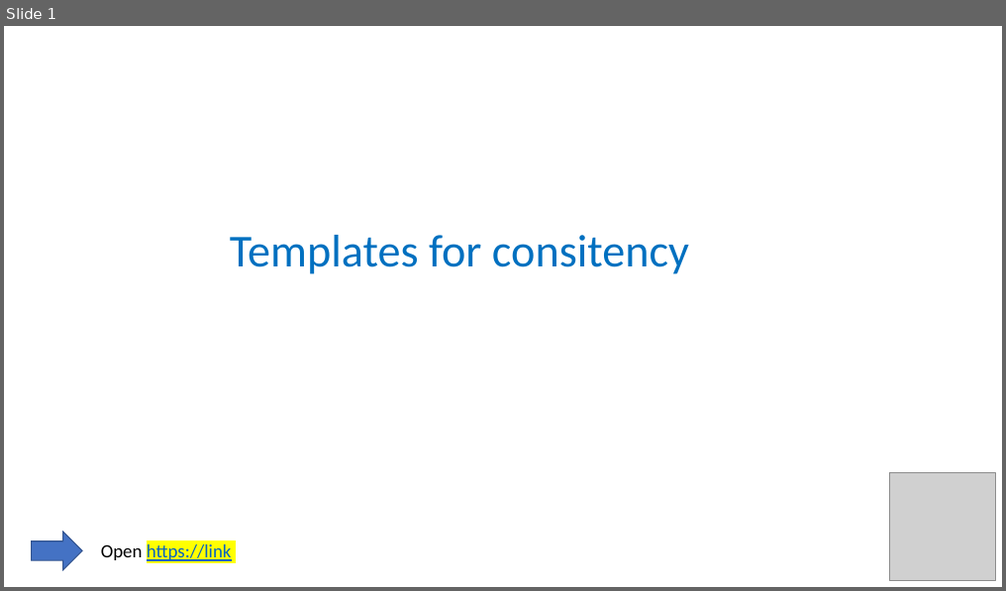
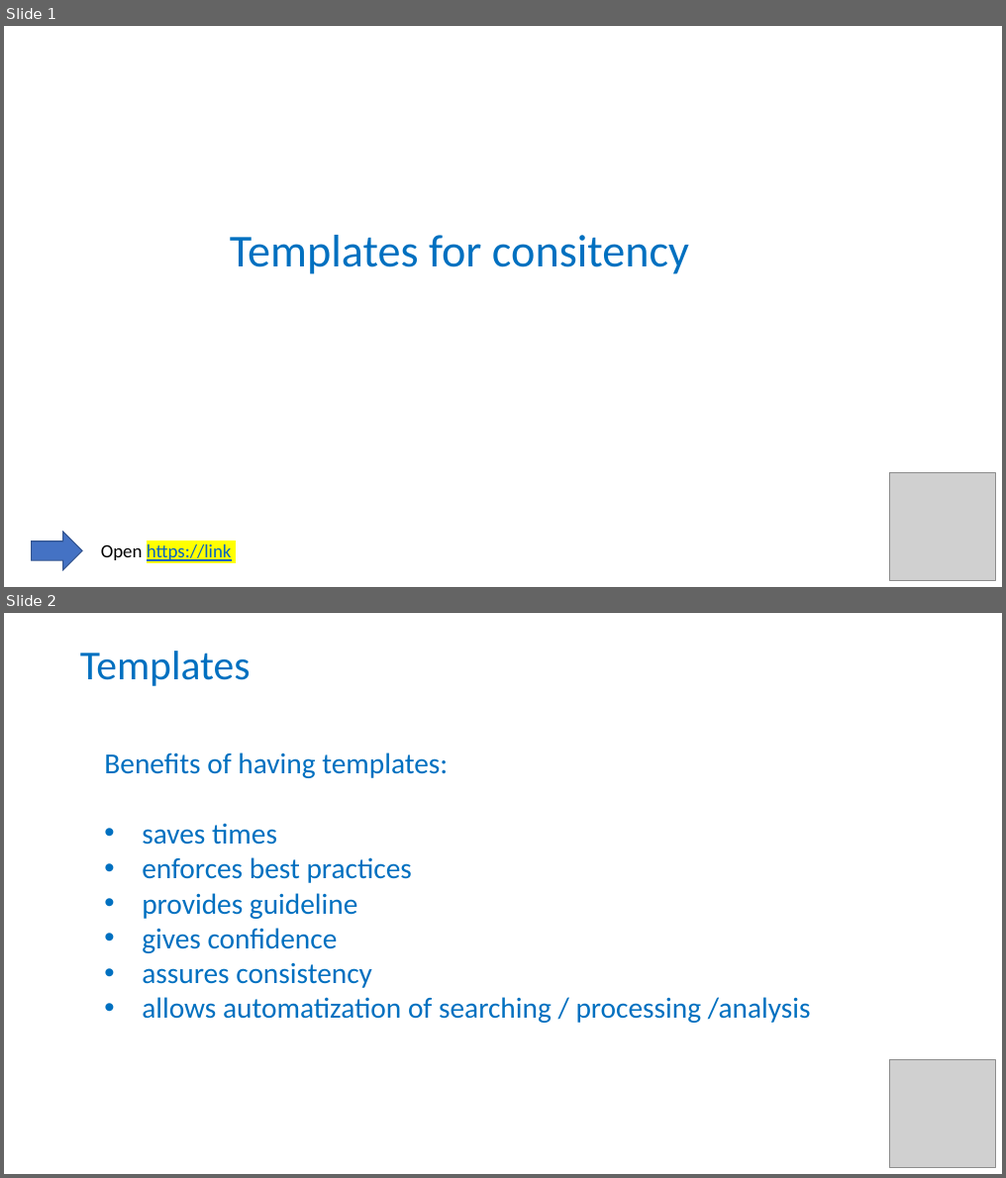
Before and after one commit to carpentries-incubator/fair-bio-practice, a slide deck: instructors/12-Templates.pptx. Shown one above the other, each under a label of ours: slide 1 before the commit, slides 1 and 2 after it. The pictures are 1006x591 and 1006x1178 pixels, drawn with LibreOffice and Linux fonts; fonts in the diff are those of the drawing; grey boxes stand for pictures. Boxes give left, top, right and bottom in pixels: in the first picture for what was removed or moved away, otherwise in the second. Text is boxed around its words. In the diff, an @@ line names an element or a change of style, - is before the commit and + after.

```diff
--- a/instructors/12-Templates.pptx
+++ b/instructors/12-Templates.pptx
@@ slide 2 added at <box>4,613,1002,1174</box>, background #FFFFFF @@
@@ title added at <box>80,651,251,686</box>, 39.6 pt, text #0070C0 @@
+Templates
@@ text added at <box>104,753,811,1023</box>, 28 pt, text #0070C0 @@
+Benefits of having templates:
+• saves times
+• enforces best practices
+• provides guideline
+• gives confidence
+• assures consistency
+• allows automatization of searching / processing /analysis
@@ picture added at <box>890,1059,995,1168</box> @@
```
Also in this commit, not shown: 6 other slides added, 1 slide removed, 2 other files.
